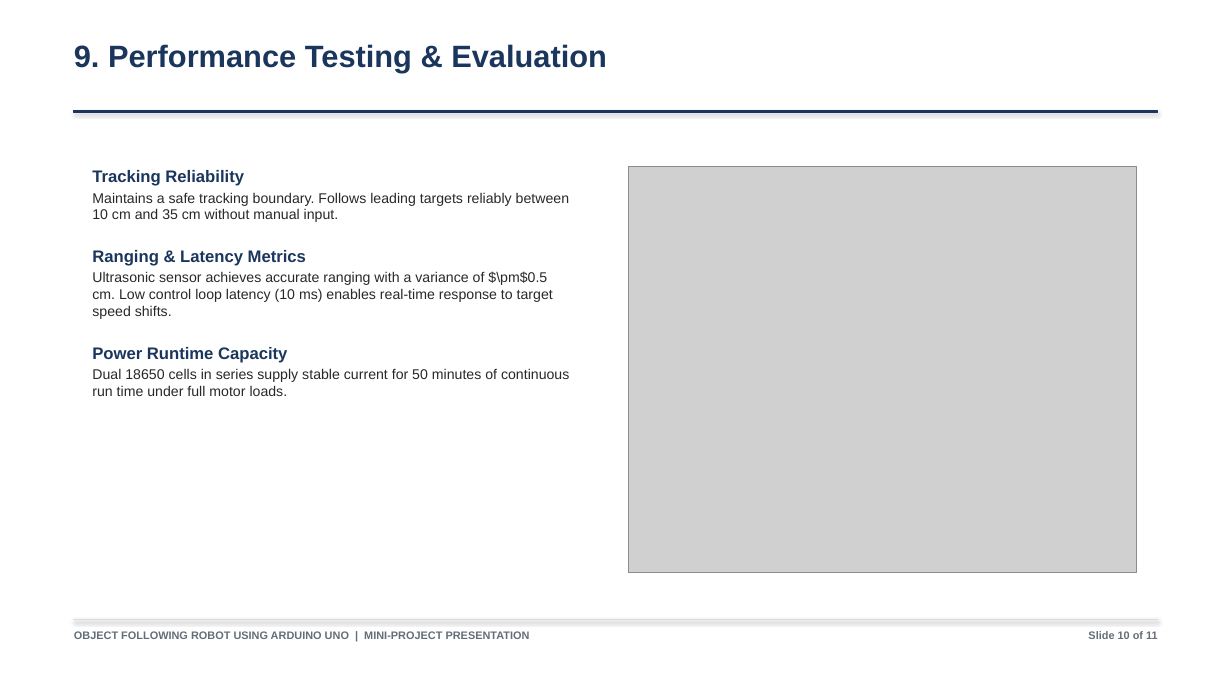
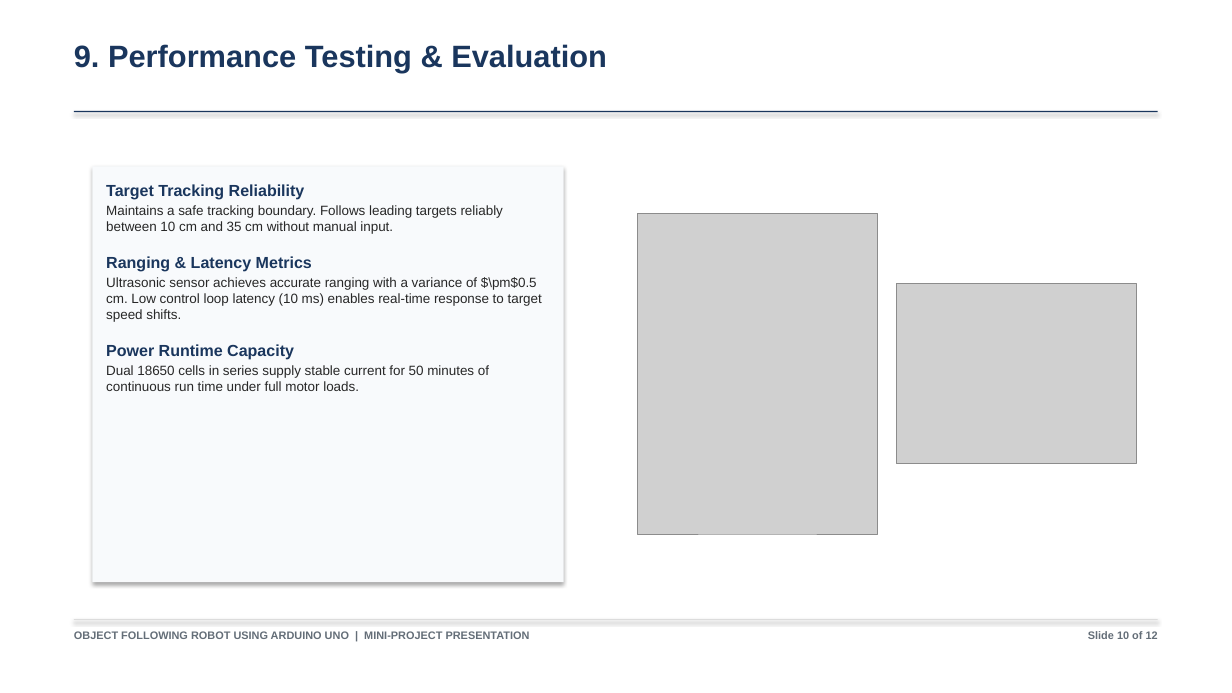
Before and after one commit to Biraj2004/Object-Following-Robot, a slide deck: slide 11 of Object-Following-Robot-Presentation.pptx. Drawn at 1232x693 pixels with LibreOffice and Linux fonts; fonts in the diff are those of the drawing; grey boxes stand for pictures. Boxes give left, top, right and bottom in pixels: in the first picture for what was removed or moved away, otherwise in the second. Text is boxed around its words. In the diff, an @@ line names an element or a change of style, - is before the commit and + after.

```diff
--- a/Object-Following-Robot-Presentation.pptx
+++ b/Object-Following-Robot-Presentation.pptx
@@ rectangle added at (92,166,564,582), fill #F8FAFC @@
@@ text at (106,184,305,200): text changed; size 13 to 12.5 pt @@
-Tracking Reliability
+Target Tracking Reliability
@@ text at (106,205,542,391): size 11 to 10.5 pt in "Maintains a safe tracking boundary. Follows leading ...", "Ultrasonic sensor achieves accurate ranging with a ...", "Dual 18650 cells in series supply stable ..."; size 13 to 12.5 pt in "Ranging & Latency Metrics", "Power Runtime Capacity"; less space between paragraphs @@
@@ text "Target Tracking Reliability": place and size @@
-text "Target Tracking Reliability" at (92,170,569,396)
+text "Target Tracking Reliability" at (106,184,542,391)
@@ picture: place and size @@
-picture at (628,166,1137,573)
+picture at (638,213,878,534)
@@ picture added at (897,284,1137,464) @@
@@ text at (1088,631,1158,639): text changed @@
-Slide 10 of 11
+Slide 10 of 12
```
Also in this commit, not shown: 10 other slides changed, 2 slides added, 1 slide removed, 1 other file.
